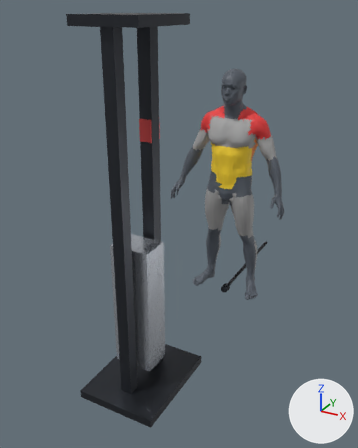
What one commit did to the Blender file assets_3d/source_blend/shoulders_cable_face_pull.blend.
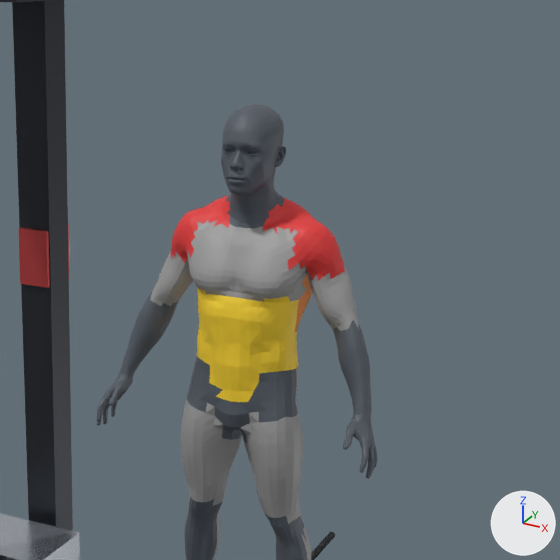
There are two pictures of each version: one whole from a camera (50 mm lens) standing at (1.41, -3.37, 2.18) and looking at (-0.15, -0.53, 0.76), one close up on the part from 37% to 100% of the width and 6% to 56% of the height. Every picture has the same lights, and +X, +Y and +Z are marked at lower right. The last two pictures show the newer version.

Objects in the first close-up: 'Body_Head_Neck', 'Body_Joints_Hands_Feet', 'Equip_CableTower_FacePull', 'Mesh_Muscle_Abs_Core', 'Mesh_Muscle_Biceps', 'Mesh_Muscle_Chest', 'Mesh_Muscle_Quads', 'Mesh_Muscle_Shoulders', 'Mesh_Muscle_Traps' and 6 more.
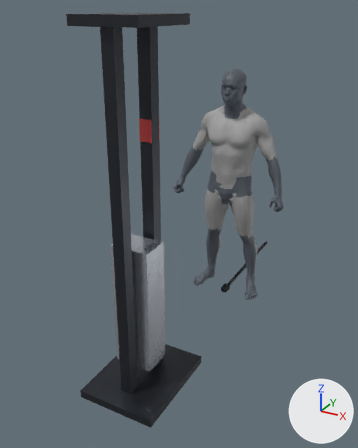
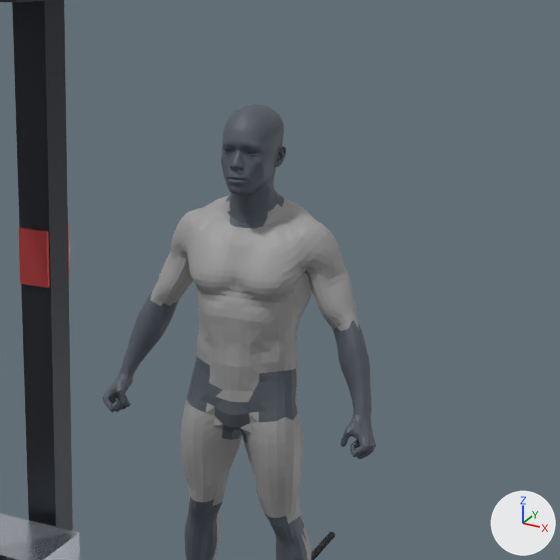
Pixel boxes (x1, y1, x2, y2) of what changed, in the close-ups (560 x 560 px; the box of a moved part takes in the faces that stretch with it):
'Body_Joints_Hands_Feet', reshaped: before (97, 216, 377, 560); after (102, 216, 376, 560)
'Mesh_Muscle_Abs_Core', recoloured (yellow to grey): (197, 287, 299, 402) in both
'Mesh_Muscle_Shoulders', recoloured (red to grey): (171, 205, 348, 276) in both
'Mesh_Muscle_Traps', recoloured (red to grey): (197, 195, 306, 234) in both
part 1 of me_body_joints_hands_feet, moved or reshaped: before (97, 309, 158, 426); after (102, 309, 158, 412)
part 2 of me_body_joints_hands_feet, moved or reshaped: before (285, 355, 377, 479); after (285, 355, 376, 459)

The change, as a list of edits to the scene's bpy script:
```text
Change mat_mat_muscle_traps:
    mat_mat_muscle_traps.base_color: (0.78, 0.04, 0.04) -> (0.341, 0.341, 0.341)  # red #e53838 -> grey #9e9e9e
Change mat_mat_muscle_shoulders:
    mat_mat_muscle_shoulders.base_color: (0.78, 0.04, 0.04) -> (0.341, 0.341, 0.341)  # red #e53838 -> grey #9e9e9e
Change mat_mat_muscle_abs_core:
    mat_mat_muscle_abs_core.base_color: (0.98, 0.68, 0.03) -> (0.341, 0.341, 0.341)  # yellow #fdd730 -> grey #9e9e9e
Change me_body_joints_hands_feet:
    used by ob_body_joints_hands_feet; location = (0.0, 0.0, 0.0)
    remove me_body_joints_hands_feet.from_pydata(...)  # 2846 vertices, 3774 faces; spans x -0.464..0.464, y -0.153..0.146, z 0.0..1.464
    add me_body_joints_hands_feet.from_pydata(...)  # 2897 vertices, 3770 faces; spans x -0.456..0.456, y -0.121..0.146, z 0.0..1.465
    me_body_joints_hands_feet part 1: 23 vertices moved from x -0.445..-0.378, y -0.114..-0.022, z 0.793..0.914 to x -0.451..-0.373, y -0.111..-0.022, z 0.821..0.914; 325 vertices removed from x -0.464..-0.329, y -0.152..0.041, z 0.756..1.12; 361 vertices added at x -0.456..-0.334, y -0.121..0.037, z 0.796..1.117
    me_body_joints_hands_feet part 2: 18 vertices moved from x 0.179..0.445, y -0.118..-0.021, z 0.825..0.914 to x 0.181..0.445, y -0.117..-0.02, z 0.825..0.915; 327 vertices removed from x 0.285..0.464, y -0.153..0.071, z 0.756..1.112; 369 vertices added at x 0.289..0.456, y -0.121..0.071, z 0.796..1.104
    other edits to the shape of me_body_joints_hands_feet do not show in these pictures
```
